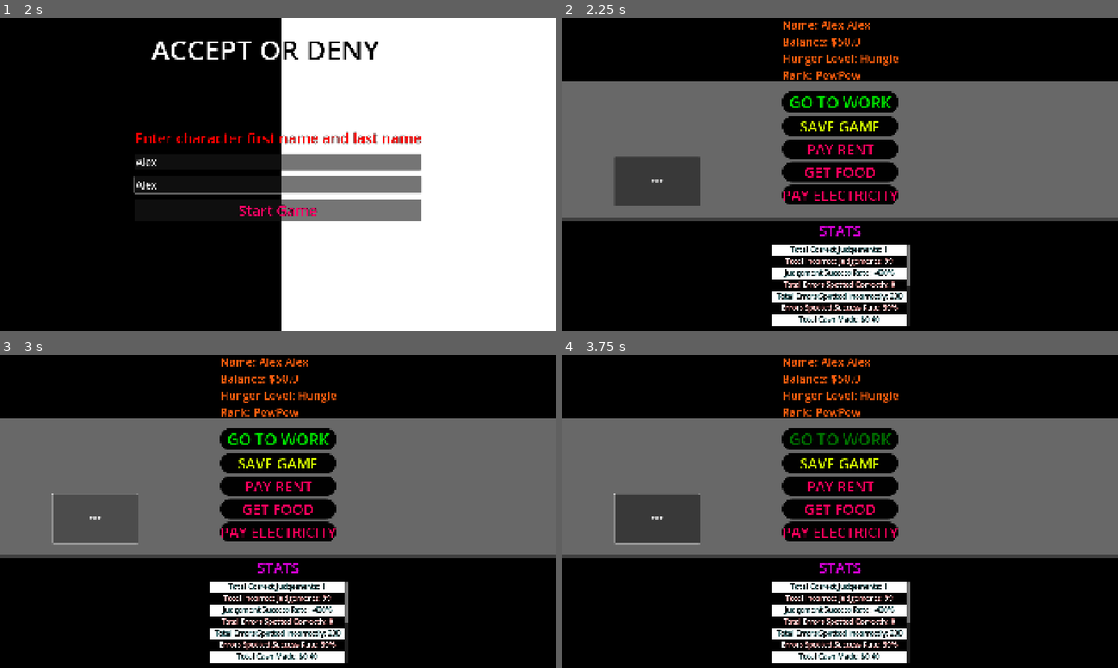
Above: before the commit, frames 1-4 (two rows, left to right).
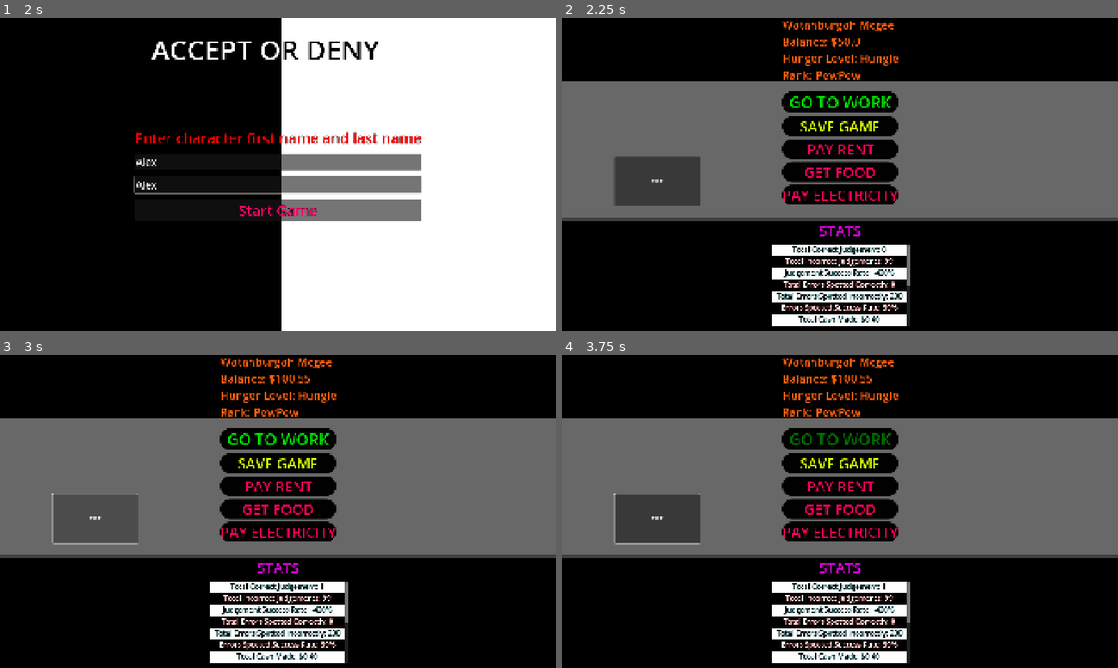
Above: after the commit, the same moments.

Repository: HiImTonyy/acceptordeny
Game: Godot game, scene res://scenes/main_menu.tscn
Same seed, same stepped clock (60 frames per second), same inputs: the game is played once before the commit and once after it.
Inputs (mouse positions are in pixels of both pictures, inside the frame that each line leads up to):
- Up to frame 1 (2 s): click "New Game" at 0.5 s; click (278, 161) at 1.27 s; type "Alex" at 1.35 s; click (278, 183) at 1.5 s; type "Alex" at 1.58 s
- Up to frame 2 (2.25 s): click "Start Game" at 2 s
- Up to frame 3 (3 s): click "TEST" at 2.75 s
- Up to frame 4 (3.75 s): click "GO TO WORK" at 3.5 s

Frame 1 is identical in both runs. In frame 2, 0.6% of the frame differs, in the area x 39-60%, y 1-76%; in frame 3, 0.7%; in frame 4, 0.7%.

Commit message:
Added a test to have U.I reflect variable change.

Diff:
--- a/scenes/player.tscn
+++ b/scenes/player.tscn
@@ -4,5 +4,3 @@
 
 [node name="Player" type="Node"]
 script = ExtResource("1_3vyb7")
-
-[connection signal="script_changed" from="." to="." method="_on_script_changed"]
--- a/scripts/home.gd
+++ b/scripts/home.gd
@@ -6,5 +6,18 @@
 @export var label_rank : Label
 
 func _ready():
-	label_player_name.text = "Name: " + player.first_name + " " + player.last_name
+	update_ui()
+	#label_player_name.text = "Name: " + player.first_name + " " + player.last_name
+	#label_player_cash.text = "Balance: " + "$" + str(snapped(player.cash, 0.01))
+
+
+func _on_button_button_down() -> void:
+	player.cash += 50.55
+	player.total_correct_judgements += 1
+	update_ui()
+
+
+func update_ui():
 	label_player_cash.text = "Balance: " + "$" + str(snapped(player.cash, 0.01))
+	$Control/StatsUI/VBoxContainer/VBoxContainer/LabelStatsTotalCorrectJudgements.text = "Total Correct Judgement: " + str(player.total_correct_judgements)
+	pass
--- a/scripts/main_menu.gd
+++ b/scripts/main_menu.gd
@@ -15,7 +15,7 @@
 	if input_first_name.text and input_last_name.text != "":
 		player.first_name = input_first_name.text
 		player.last_name = input_last_name.text
-		set_player_stats()
+		print("FIRST" + str(player.cash))
 		get_tree().change_scene_to_file("res://scenes/home.tscn")
 	else:
 		$MenuUI/InputContainers/LabelInputTitle.text = "NEITHER FIRST NAME AND LAST NAME CAN BE BLANK!"
--- a/scripts/player.gd
+++ b/scripts/player.gd
@@ -1,8 +1,17 @@
 extends Node
 
+signal update_stats_signal
+
+var cash : float = 50.00
+
+var _cash: float:
+	set(value):
+		cash = value
+		update_stats()
+	get:
+		return cash
 var first_name = "Tony"
 var last_name = "Siproni"
-var cash = 50.00
 var daily_wage = 50.00
 enum rank_state {Noobie, Junior, Officer, Senior_officer, Master}
 var current_rank_state = rank_state.Noobie
@@ -13,3 +22,8 @@
 var went_to_work = false
 var times_ate_today
 var total_food_items
+var total_correct_judgements = 0
+
+
+func update_stats():
+	update_stats_signal.emit()
